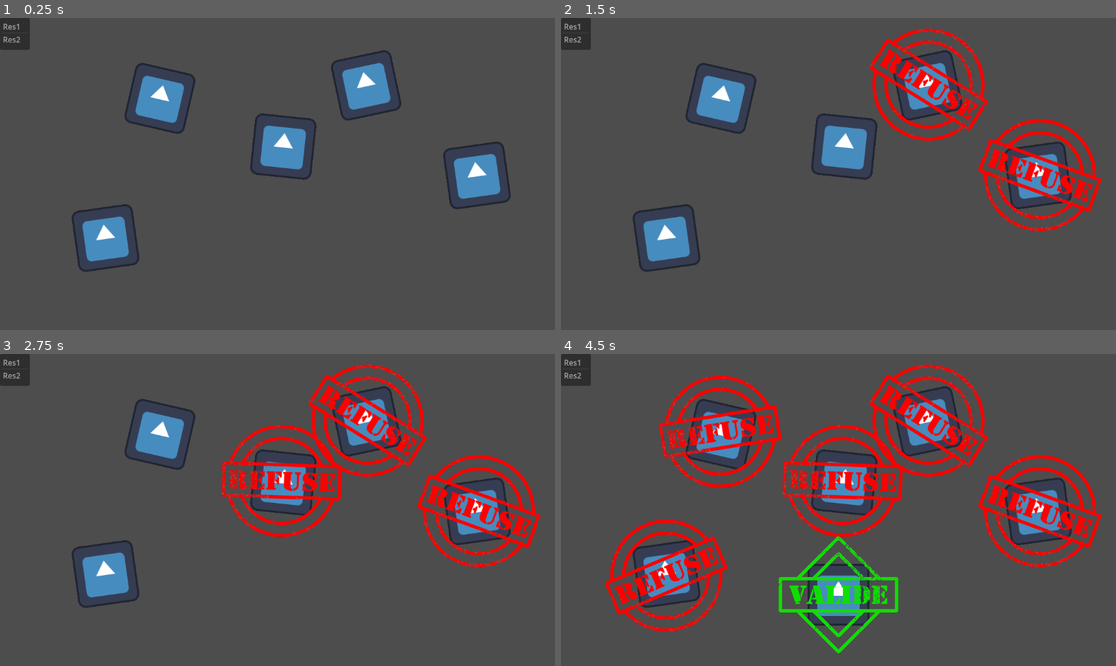
Above: before the commit, frames 1-4 (two rows, left to right).
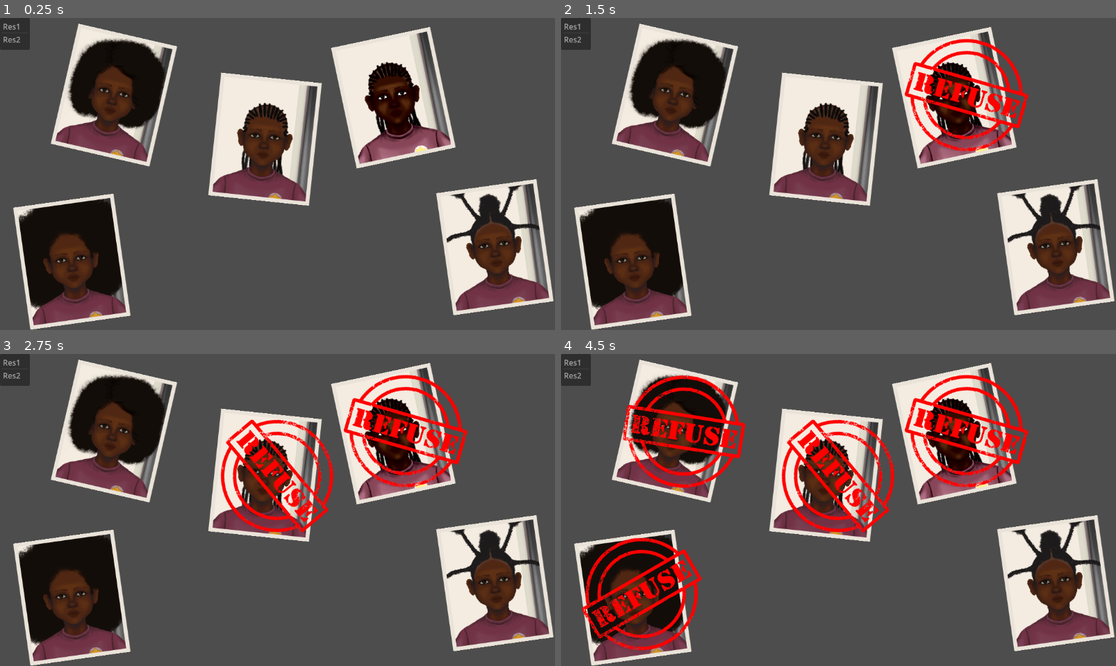
Above: after the commit, the same moments.

Repository: Sammouille/nodja
Game: Godot game, scene res://scripts_et_scenes/mini-jeux/mj_photo.tscn
The game is run twice, just before and just after one commit, with the same random seed, the same clock (stepped at 60 frames per second) and the same inputs. The project has no main scene, so this scene is started directly. The engine's default icon, where the game draws it, is replaced by a stand-in: a white triangle on a blue panel in a dark square.
Inputs (mouse positions are in pixels of both pictures, inside the frame that each line leads up to):
- Up to frame 1 (0.25 s): no input
- Up to frame 2 (1.5 s): tap Enter at 0.5 s; drag from (1038, 174) to (927, 86) at 0.52 s; tap Space (saut) at 1.25 s; drag from (927, 86) to (1038, 174) at 1.27 s
- Up to frame 3 (2.75 s): tap Enter at 2 s; move the mouse to (283, 481) at 2.02 s; hold A (gauche) from 2.03 s (still down); click (283, 481) at 2.1 s
- Up to frame 4 (4.5 s): release A (gauche) at 2.75 s; tap Space (saut) at 2.75, 4.25 s; drag from (721, 435) to (927, 422) at 2.77 s; tap Enter at 3.5 s; drag from (666, 575) to (844, 481) at 3.52 s; drag from (838, 594) to (844, 481) at 4.27 s

The runs differ from the first frame. In frame 1, 37% of the frame differs, in the area x 2-100%, y 1-100%; in frame 2, 39%; in frame 3, 39%; in frame 4, 44%.
Error after the commit: Parse Error: Could not find type "Stream" in the current scope. (res://scripts_et_scenes/mini-jeux/mj_photo.gd:6)

Commit message:
intergation photos

Diff:
--- a/scripts_et_scenes/mini-jeux/mj_photo.gd
+++ b/scripts_et_scenes/mini-jeux/mj_photo.gd
@@ -2,6 +2,8 @@
 
 var nb_tentatives = 0
 @export var photo_retouchee : PackedScene
+@export var sprite_tampon_valide : Texture
+@export var stream : Stream
 
 func _ready() -> void:
 	for i in get_children():
@@ -20,6 +22,6 @@
 func _on_photo_retouchee_clicked():
 	print("BRAVO")
 	var sprite_tampon = Sprite2D.new()
-	sprite_tampon.texture = load("res://assets/mj_photo/tampon_valide.png")
+	sprite_tampon.texture = sprite_tampon_valide
 	sprite_tampon.position = get_global_mouse_position()
 	add_child(sprite_tampon)
--- a/scripts_et_scenes/mini-jeux/mj_photo.tscn
+++ b/scripts_et_scenes/mini-jeux/mj_photo.tscn
@@ -3,74 +3,88 @@
 [ext_resource type="Script" uid="uid://u5uiqdnac7p7" path="res://scripts_et_scenes/mini-jeux/mj_photo.gd" id="1_qeaok"]
 [ext_resource type="PackedScene" uid="uid://r3hlxfakfpr5" path="res://scripts_et_scenes/mini-jeux/photo/photo_retouchee.tscn" id="2_ki2tg"]
 [ext_resource type="Script" uid="uid://po56h55uogqt" path="res://scripts_et_scenes/mini-jeux/briques_interactives/bi_clicable.gd" id="2_mrrg6"]
-[ext_resource type="Texture2D" uid="uid://8tkskv3vuh14" path="res://icon.svg" id="3_qeaok"]
+[ext_resource type="Texture2D" uid="uid://cynv75jhw23vp" path="res://assets/mj_photo/tampons/tampon_valide.png" id="3_ipi5a"]
 [ext_resource type="PackedScene" uid="uid://bi21ungb6frhc" path="res://scripts_et_scenes/mini-jeux/photo/tampon.tscn" id="4_5m354"]
+[ext_resource type="Texture2D" uid="uid://cu00kxqdb15s0" path="res://assets/mj_photo/photos/Photo1_completee.png" id="5_nwvwm"]
+[ext_resource type="Texture2D" uid="uid://bqktsefaq4j10" path="res://assets/mj_photo/photos/Photo2_completee.png" id="6_ipi5a"]
+[ext_resource type="Texture2D" uid="uid://denx6y7xkxwi5" path="res://assets/mj_photo/photos/Photo3_completee.png" id="7_t2k53"]
+[ext_resource type="Texture2D" uid="uid://l2rt5nd4wa8f" path="res://assets/mj_photo/photos/Photo4_completee.png" id="8_0s8k6"]
+[ext_resource type="Texture2D" uid="uid://du80cq4s1ssk0" path="res://assets/mj_photo/photos/Photo5_completee.png" id="9_1sewp"]
 
 [sub_resource type="RectangleShape2D" id="RectangleShape2D_mrrg6"]
+size = Vector2(32.333332, 40.333336)
 
 [node name="MJPhoto" type="Node2D" unique_id=1553811068]
 script = ExtResource("1_qeaok")
 photo_retouchee = ExtResource("2_ki2tg")
+sprite_tampon_valide = ExtResource("3_ipi5a")
+
+[node name="Tampon" type="AudioStreamPlayer" parent="." unique_id=1196813601]
 
 [node name="Photo" type="Area2D" parent="." unique_id=794387947]
-position = Vector2(984, 317)
+position = Vector2(1043, 463)
 script = ExtResource("2_mrrg6")
 tampon_refus = ExtResource("4_5m354")
 
 [node name="CollisionShape2D" type="CollisionShape2D" parent="Photo" unique_id=2128125188]
+position = Vector2(-23.000061, 0)
 scale = Vector2(6, 6)
 shape = SubResource("RectangleShape2D_mrrg6")
 
 [node name="Sprite2D" type="Sprite2D" parent="Photo" unique_id=458188592]
-texture = ExtResource("3_qeaok")
+texture = ExtResource("5_nwvwm")
 
 [node name="Photo2" type="Area2D" parent="." unique_id=520742624]
-position = Vector2(779, 152)
+position = Vector2(857, 173)
 script = ExtResource("2_mrrg6")
 tampon_refus = ExtResource("4_5m354")
 
 [node name="CollisionShape2D" type="CollisionShape2D" parent="Photo2" unique_id=1305097741]
+position = Vector2(-22.5, 0)
 scale = Vector2(6, 6)
 shape = SubResource("RectangleShape2D_mrrg6")
 
 [node name="Sprite2D" type="Sprite2D" parent="Photo2" unique_id=63122606]
-texture = ExtResource("3_qeaok")
+texture = ExtResource("6_ipi5a")
 
 [node name="Photo3" type="Area2D" parent="." unique_id=1998496114]
-position = Vector2(570, 252)
+position = Vector2(554, 239)
 script = ExtResource("2_mrrg6")
 tampon_refus = ExtResource("4_5m354")
 
 [node name="CollisionShape2D" type="CollisionShape2D" parent="Photo3" unique_id=793208329]
+position = Vector2(-22, 0)
 scale = Vector2(6, 6)
 shape = SubResource("RectangleShape2D_mrrg6")
 
 [node name="Sprite2D" type="Sprite2D" parent="Photo3" unique_id=1293802614]
-texture = ExtResource("3_qeaok")
+texture = ExtResource("7_t2k53")
 
 [node name="Photo4" type="Area2D" parent="." unique_id=1900815533]
-position = Vector2(330, 175)
+position = Vector2(256, 173)
 script = ExtResource("2_mrrg6")
 tampon_refus = ExtResource("4_5m354")
 
 [node name="CollisionShape2D" type="CollisionShape2D" parent="Photo4" unique_id=331473570]
+position = Vector2(-21, 1.5)
 scale = Vector2(6, 6)
 shape = SubResource("RectangleShape2D_mrrg6")
 
 [node name="Sprite2D" type="Sprite2D" parent="Photo4" unique_id=1658563292]
-texture = ExtResource("3_qeaok")
+texture = ExtResource("8_0s8k6")
 
 [node name="Photo5" type="Area2D" parent="." unique_id=1462130147]
-position = Vector2(201, 437)
+position = Vector2(153, 483)
 script = ExtResource("2_mrrg6")
 tampon_refus = ExtResource("4_5m354")
 
 [node name="CollisionShape2D" type="CollisionShape2D" parent="Photo5" unique_id=2110532834]
+position = Vector2(-21, 0)
 scale = Vector2(6, 6)
 shape = SubResource("RectangleShape2D_mrrg6")
 
 [node name="Sprite2D" type="Sprite2D" parent="Photo5" unique_id=514902083]
-texture = ExtResource("3_qeaok")
+texture = ExtResource("9_1sewp")
 
 [connection signal="mouse_entered" from="Photo" to="Photo" method="_on_mouse_entered"]
 [connection signal="mouse_exited" from="Photo" to="Photo" method="_on_mouse_exited"]
--- a/scripts_et_scenes/mini-jeux/photo/photo_retouchee.tscn
+++ b/scripts_et_scenes/mini-jeux/photo/photo_retouchee.tscn
@@ -1,17 +1,19 @@
 [gd_scene format=3 uid="uid://r3hlxfakfpr5"]
 
-[ext_resource type="Texture2D" uid="uid://8tkskv3vuh14" path="res://icon.svg" id="1_g2yxc"]
 [ext_resource type="Script" uid="uid://d3fibnqbqqb14" path="res://scripts_et_scenes/mini-jeux/photo/photo_retouchee.gd" id="1_urhsd"]
+[ext_resource type="Texture2D" uid="uid://30uvlkt6q3xy" path="res://assets/mj_photo/photos/PhotoRetouchee_completee.png" id="2_urhsd"]
 
 [sub_resource type="RectangleShape2D" id="RectangleShape2D_urhsd"]
+size = Vector2(32.500004, 39.666668)
 
 [node name="PhotoRetouchee" type="Area2D" unique_id=1307944790]
 script = ExtResource("1_urhsd")
 
 [node name="Sprite2D" type="Sprite2D" parent="." unique_id=1088746285]
-texture = ExtResource("1_g2yxc")
+texture = ExtResource("2_urhsd")
 
 [node name="CollisionShape2D" type="CollisionShape2D" parent="." unique_id=1535597226]
+position = Vector2(-23.500006, 1.9073486e-06)
 scale = Vector2(6, 6)
 shape = SubResource("RectangleShape2D_urhsd")
 
--- a/scripts_et_scenes/mini-jeux/photo/tampon.tscn
+++ b/scripts_et_scenes/mini-jeux/photo/tampon.tscn
@@ -2,9 +2,9 @@
 
 [ext_resource type="Texture2D" uid="uid://8tkskv3vuh14" path="res://icon.svg" id="1_1vinu"]
 [ext_resource type="Script" uid="uid://bcbeogm2u8xqj" path="res://scripts_et_scenes/mini-jeux/photo/tampon.gd" id="1_ao75w"]
-[ext_resource type="Texture2D" uid="uid://hqajkm8riy1s" path="res://assets/mj_photo/tampon_refus_1.png" id="2_g826i"]
-[ext_resource type="Texture2D" uid="uid://du2eh3dm2vhxf" path="res://assets/mj_photo/tampon_refus_2.png" id="3_1vinu"]
-[ext_resource type="Texture2D" uid="uid://v4w4ygk3aia6" path="res://assets/mj_photo/tampon_refus_3.png" id="4_f0q52"]
+[ext_resource type="Texture2D" uid="uid://hqajkm8riy1s" path="res://assets/mj_photo/tampons/tampon_refus_1.png" id="2_g826i"]
+[ext_resource type="Texture2D" uid="uid://du2eh3dm2vhxf" path="res://assets/mj_photo/tampons/tampon_refus_2.png" id="3_1vinu"]
+[ext_resource type="Texture2D" uid="uid://v4w4ygk3aia6" path="res://assets/mj_photo/tampons/tampon_refus_3.png" id="4_f0q52"]
 
 [node name="Tampon" type="Sprite2D" unique_id=808314012]
 texture = ExtResource("1_1vinu")
Binary file added: assets/mj_photo/photos/Photo1_completee.png
Not shown, changed: assets/mj_photo/photos/Photo1_completee.png.import
Binary file added: assets/mj_photo/photos/Photo2_completee.png
Not shown, added: assets/mj_photo/photos/Photo2_completee.png.import
Binary file added: assets/mj_photo/photos/Photo3_completee.png
Not shown, added: assets/mj_photo/photos/Photo3_completee.png.import
Binary file added: assets/mj_photo/photos/Photo4_completee.png
Not shown, changed: assets/mj_photo/photos/Photo4_completee.png.import
Binary file added: assets/mj_photo/photos/Photo5_completee.png
Not shown, added: assets/mj_photo/photos/Photo5_completee.png.import
Binary file added: assets/mj_photo/photos/PhotoRetouchee_completee.png
Not shown, added: assets/mj_photo/photos/PhotoRetouchee_completee.png.import
(and 8 more such lines)
